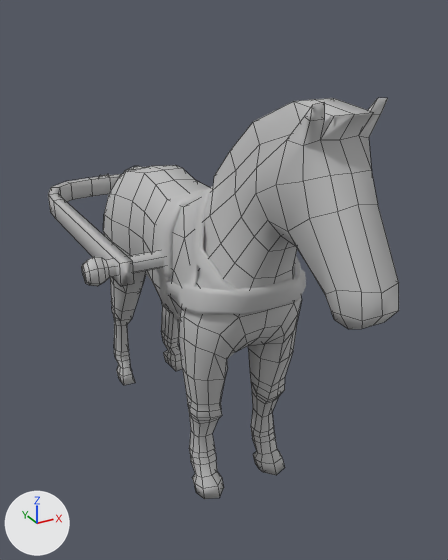
A saved change to the FBX model Assets/_Art/_Models/Characters/Player/PlayerHorse_Mesh.fbx.
The view is the same before and after, from a 50 mm camera at (-1.04, -2.09, 1.79) aimed at (0.08, -0.05, 0.77). The axes (+X, +Y, +Z) are drawn at lower left. The lights are the same throughout. Mesh edges are drawn as thin lines on the coarser meshes. Where no turn or scale is listed for an object, it has been applied to the vertices.

Objects in the first picture: 'Brace_Mesh', 'Horse_Mesh', 'Mount_Mesh'.
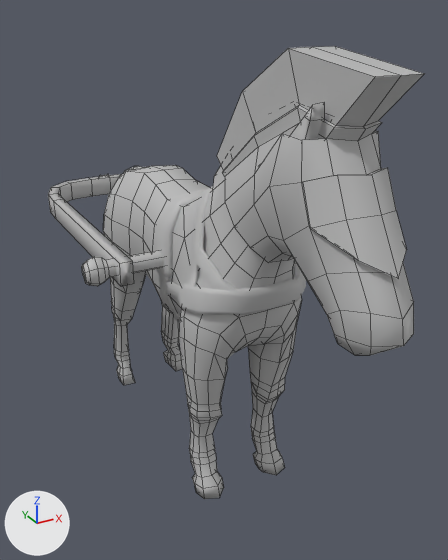
Location of each change, [x1, y1, x2, y2] in pixels of the pictures (448 x 560 px):
'Knight_Hat', added
    after: [217, 46, 424, 355]

What changed in the scene script:
```text
Add me_mesh_1:
    me_mesh_1.from_pydata(...)  # 140 vertices, 140 faces; spans x -0.172..0.172, y -1.125..-0.305, z 0.952..1.694
    me_mesh_1.materials.append(mat_lambert1)  # grey #bcbcbc
Add ob_knight_hat:
    ob_knight_hat = bpy.data.objects.new('Knight_Hat', me_mesh_1)
    ob_knight_hat.location = (0.0, 0.0, 0.0)
```
